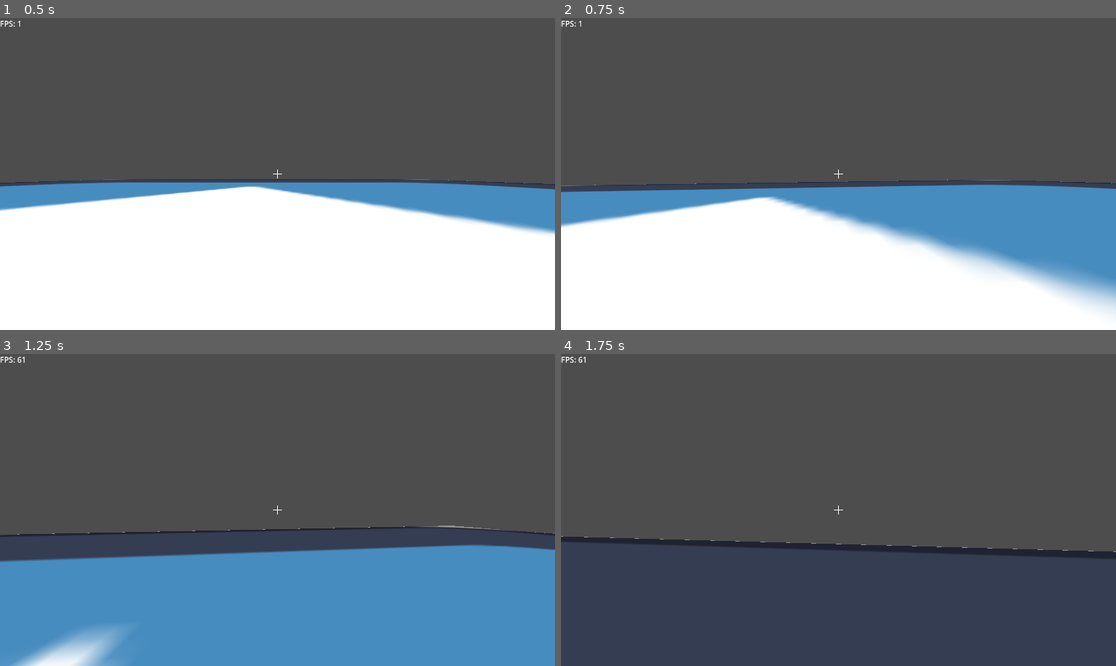
Above: before the commit, frames 1-4 (two rows, left to right).
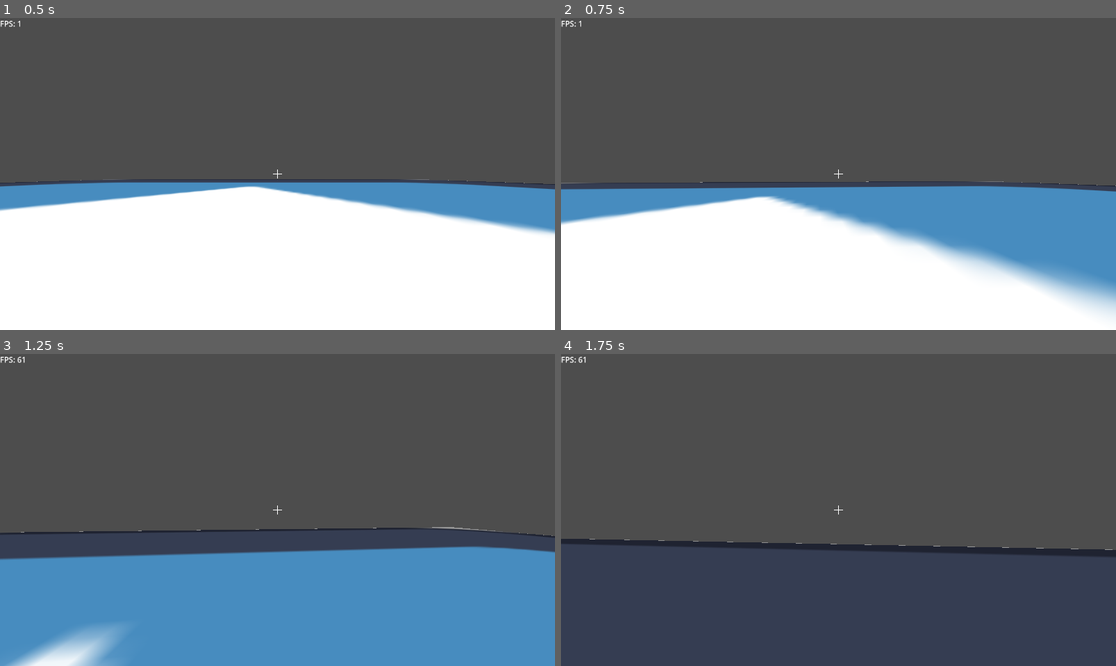
Above: after the commit, the same moments.

Repository: YouthHalo/Fast-Boomer-Shooter
Game: Godot game, scene res://scenes/main_world.tscn
Two runs of this game, one before a commit and one after it. Both use one fixed random seed, a clock stepped at 60 frames per second and the inputs below. The engine's default icon, where the game draws it, is replaced by a stand-in: a white triangle on a blue panel in a dark square.
Inputs (mouse positions are in pixels of both pictures, inside the frame that each line leads up to):
- Up to frame 1 (0.5 s): no input
- Up to frame 2 (0.75 s): move the mouse to (866, 174) at 0.52 s; hold W (forward) from 0.53 s (still down); tap Shift (dash) at 0.6 s
- Up to frame 3 (1.25 s): keep holding W (forward); tap Space (jump) at 0.77 s
- Up to frame 4 (1.75 s): keep holding W (forward); move the mouse to (810, 510) at 1.27 s; tap Shift (dash) at 1.35 s; tap Space (jump) at 1.52 s

Frame 1 is identical in both runs. In frame 2, 1.4% of the frame differs, in the area x 0-100%, y 51-68%; in frame 3, 1.3%; in frame 4, 0.5%.

Commit message:
slightly better implementation of camera tilt and zoom, worse perf

Diff:
--- a/scripts/player.gd
+++ b/scripts/player.gd
@@ -16,6 +16,10 @@
 var dash_velocity = Vector3.ZERO
 
 var touching_wall = false
+
+
+var camera_tilt = 0.0
+var camera_fov = 90.0
 
 var gravity = ProjectSettings.get_setting("physics/3d/default_gravity") * 2
 
@@ -89,13 +93,13 @@
 			velocity.x = move_toward(velocity.x, 0, SPEED)
 			velocity.z = move_toward(velocity.z, 0, SPEED)
 
-	# Smooth camera tilt based on left-right velocity only with a hard limit
-	var target_tilt = clamp(-velocity.x * 0.005, -0.3, 0.3)
-	Cam.rotation.z = Cam.rotation.z + (target_tilt - Cam.rotation.z) * 0.05
+	# Smooth camera tilt based on left-right input direction and velocity magnitude
+	camera_tilt = clamp(-input_dir.x * velocity.length() * 0.005, -0.3, 0.3)
+	Cam.rotation.z = Cam.rotation.z + (camera_tilt - Cam.rotation.z) * 0.05
 
-	# Adjust FOV based on forward/backward velocity
-	var target_fov = 90 + clamp(velocity.z * 0.2, -20, 20)  # Base FOV is 90, adjust by max ±20
-	Cam.fov = Cam.fov + (target_fov - Cam.fov) * 0.1  # Smooth transition to target FOV
+	# Adjust FOV based on forward/backward input direction and velocity magnitude
+	camera_fov = 90 + clamp(input_dir.y * velocity.length() * 0.2, -20, 20)  # Base FOV is 90, adjust by max ±20
+	Cam.fov = Cam.fov + (camera_fov - Cam.fov) * 0.1  # Smooth transition to target FOV
 
 	move_and_slide()
 
